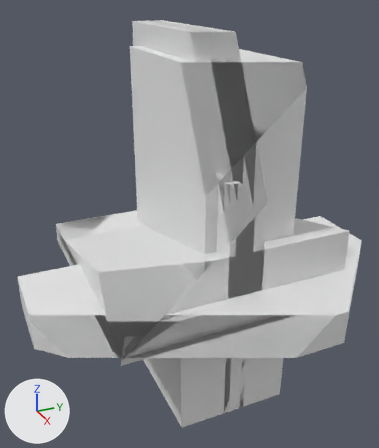
Two versions of the glTF model godot/assets/meshes/architecture/architecture.glb, one commit apart.
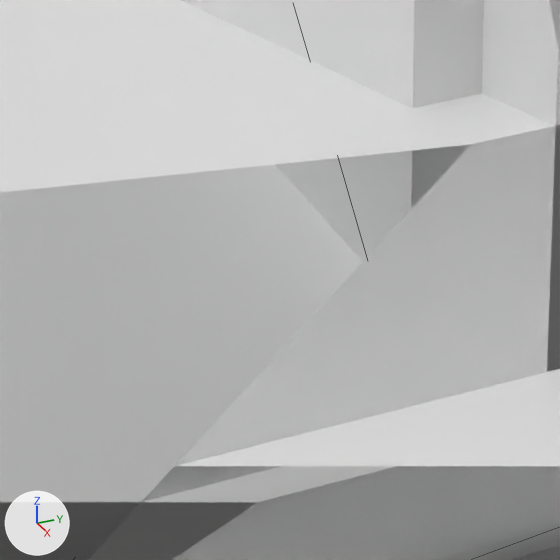
The first picture shows the older version from a 50 mm camera at (19.87, -8.78, 11.57) aimed at (1.12, -0.35, 2.19). The close-ups show both versions on the part from 36% to 61% of the width and 53% to 74% of the height of that picture. Lighting does not change. The marker at lower left points along +X, +Y and +Z. The close-ups show mesh edges as thin lines. Everything nearer to the camera than a plane just in front of the edit is cut away. Where no turn or scale is listed for an object, it has been applied to the vertices.

Objects in the first close-up: 'floor-diagonal', 'floor-square-old', 'full-slope', 'half-circle-floor', 'half-square-floor', 'mask', 'quarter-slope-old', 'square-wall-window'.
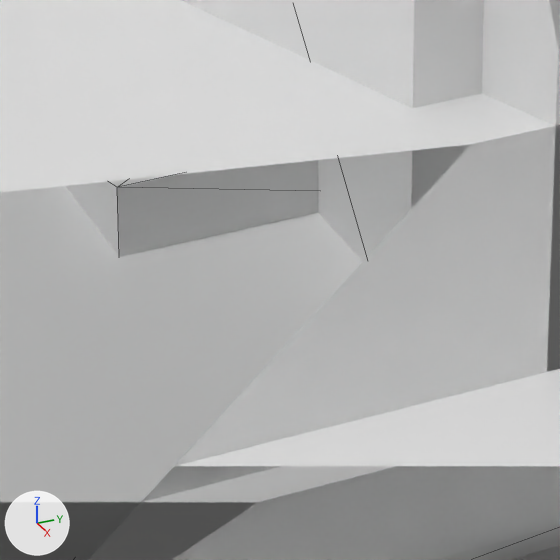
Changed parts and their boxes [x1, y1, x2, y2] in the close-ups (560 x 560 px):
'cell-slope', added
    after: [65, 160, 318, 257]

Edits to the bpy script that builds the scene:
```text
Add me_cell_slope:
    me_cell_slope.from_pydata([(2.51, 2.5, 0.0), (2.51, 2.5, 1.25), (2.51, -2.5, 0.0), (2.51, -2.5, 1.25), (-2.49, 2.5, 0.0), (-2.49, -2.5, 0.0)], [], [(0, 1, 3), (0, 3, 2), (2, 3, 5), (4, 1, 0), (2, 5, 4), (2, 4, 0), (3, 1, 4), (3, 4, 5)])
Add ob_cell_slope:
    ob_cell_slope = bpy.data.objects.new('cell-slope', me_cell_slope)
    ob_cell_slope.location = (0.0, 0.0, 0.0)
```
